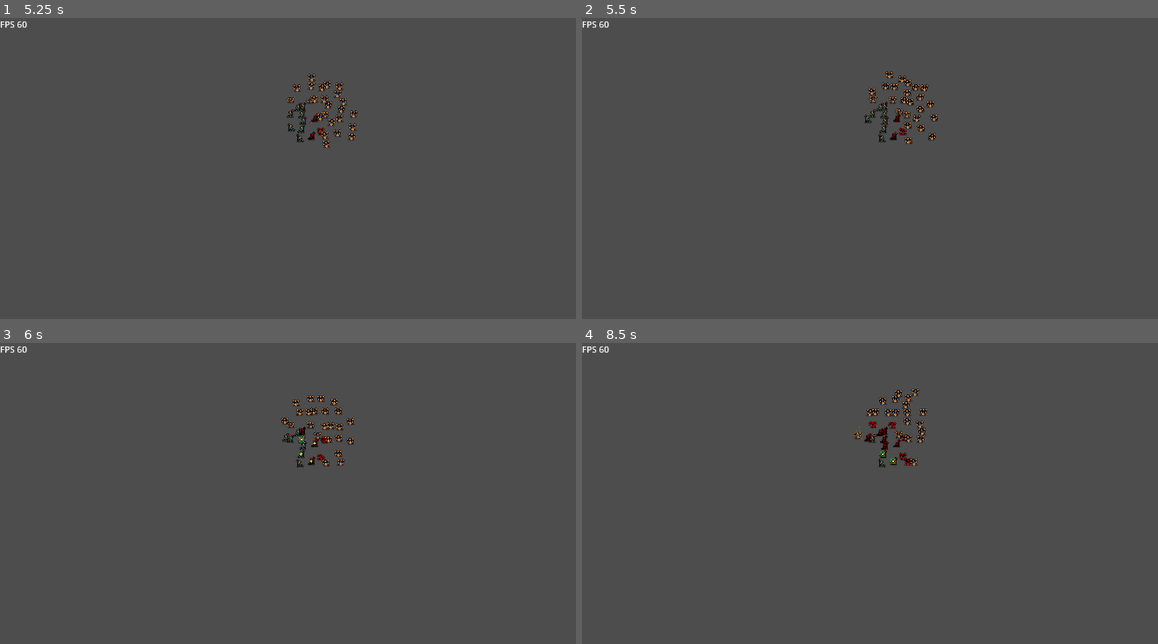
Above: before the commit, frames 1-4 (two rows, left to right).
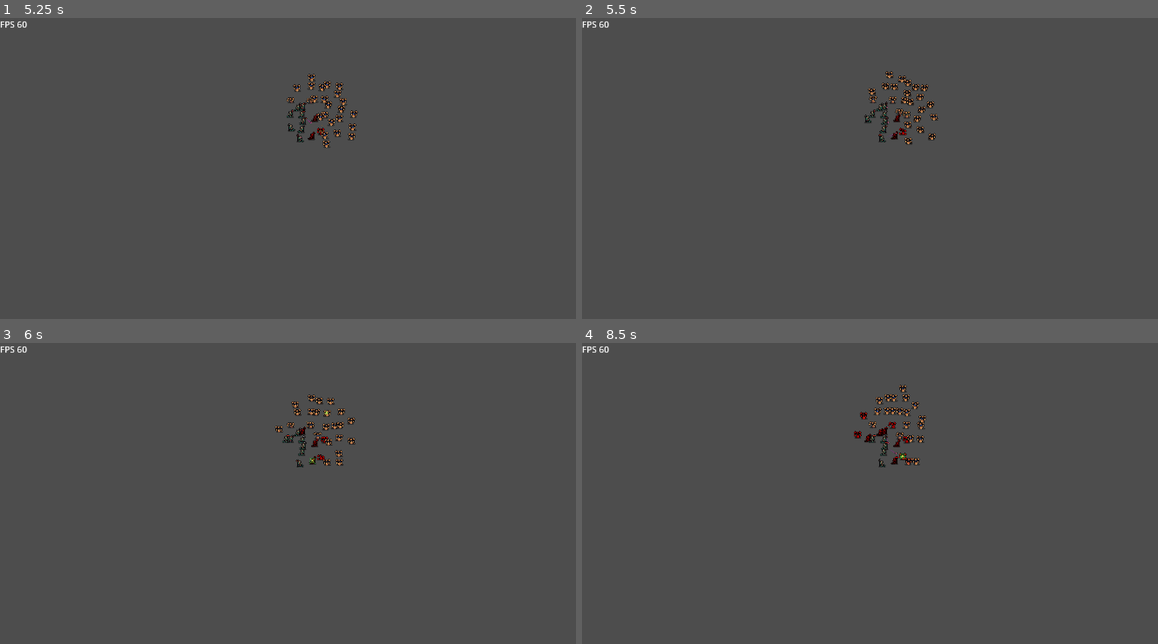
Above: after the commit, the same moments.

Repository: Snayff/nqp3
Game: Godot game, scene res://scenes/stages/combat/stage_combat.tscn
Two runs of this game, one before a commit and one after it. Both use one fixed random seed, a clock stepped at 60 frames per second and the inputs below.
Inputs:
- Up to frame 1 (5.25 s): tap Enter at 0.5 s
- Up to frame 2 (5.5 s): no input
- Up to frame 3 (6 s): no input
- Up to frame 4 (8.5 s): no input

Frame 1 is identical in both runs. In frame 2, 0.2% of the frame differs, in the area x 53-62%, y 23-42%; in frame 3, 0.7%; in frame 4, 0.9%, in the area x 47-60%, y 13-41%.

Commit message:
added processing for target preferences

Diff:
--- a/project.godot
+++ b/project.godot
@@ -41,6 +41,10 @@
 
 version_control/plugin_name="GitPlugin"
 
+[filesystem]
+
+import/blender/enabled=false
+
 [layer_names]
 
 2d_physics/layer_1="World"
--- a/scenes/entities/actor/actor.gd
+++ b/scenes/entities/actor/actor.gd
@@ -172,7 +172,7 @@
 
 		# get new target
 		if attack_to_cast != null:
-			_attempt_target_refresh(attack_to_cast.target_type)
+			_attempt_target_refresh(attack_to_cast.target_type, attack_to_cast.target_preferences)
 		else:
 			_attempt_target_refresh()
 
@@ -403,20 +403,26 @@
 ########### REFRESHES #############
 
 ## checks conditions for refresh and if they pass will refresh target
-func _attempt_target_refresh(target_type: Constants.TargetType = Constants.TargetType.ENEMY) -> void:
+func _attempt_target_refresh(
+	target_type: Constants.TargetType = Constants.TargetType.ENEMY,
+	preferences: Array[Constants.TargetPreference] = [Constants.TargetPreference.ANY]
+	) -> void:
 	if _target_refresh_timer.is_stopped():
-		refresh_target(target_type)
+		refresh_target(target_type, preferences)
 
 
 ## get new target and update _ai and nav's target
-func refresh_target(target_type: Constants.TargetType = Constants.TargetType.ENEMY) -> void:
+func refresh_target(
+	target_type: Constants.TargetType = Constants.TargetType.ENEMY,
+	preferences: Array[Constants.TargetPreference] = [Constants.TargetPreference.ANY]
+	) -> void:
 	# disconnect from current signals on target
 	if _target:
 		if _target.is_connected("no_longer_targetable", refresh_target):
 			_target.no_longer_targetable.disconnect(refresh_target)
 
 	# get new target
-	_target = _ai.get_target(target_type)
+	_target = _ai.get_target(target_type, preferences)
 
 	# FIXME: placeholder until Unit AI added
 	if _target == null:
--- a/scripts/actions/attacks/heal.gd
+++ b/scripts/actions/attacks/heal.gd
@@ -5,6 +5,7 @@
 	friendly_name = "Heal"
 	tags = [Constants.ActionTag.HEAL]
 	target_type = Constants.TargetType.ALLY
+	target_preferences = [Constants.TargetPreference.DAMAGED, Constants.TargetPreference.LOWEST_HEALTH]
 	_base_cooldown = 2
 	_base_stamina_cost = 50
 	_base_cast_time = 2
@@ -22,4 +23,4 @@
 
 
 func get_description() -> String:
-	return "Restore health to an ally."  # TODO: add amount
+	return "Restore health to lowest health, damaged ally."  # TODO: add amount
--- a/scripts/actions/attacks/smash.gd
+++ b/scripts/actions/attacks/smash.gd
@@ -5,6 +5,7 @@
 	friendly_name = "smash"
 	tags = [Constants.ActionTag.DAMAGE]
 	target_type = Constants.TargetType.ENEMY
+	target_preferences = [Constants.TargetPreference.NEAREST]
 	_base_cooldown = 1
 	_base_stamina_cost = 5
 	_base_damage = 10
--- a/scripts/actions/attacks/wand_blast.gd
+++ b/scripts/actions/attacks/wand_blast.gd
@@ -5,6 +5,7 @@
 	friendly_name = "Wand Blast"
 	tags = [Constants.ActionTag.DAMAGE]
 	target_type = Constants.TargetType.ENEMY
+	target_preferences = [Constants.TargetPreference.NEAREST]
 	_base_cooldown = 1
 	_base_stamina_cost = 5
 	_base_damage = 10
--- a/scripts/actions/base_action.gd
+++ b/scripts/actions/base_action.gd
@@ -11,6 +11,7 @@
 		_cooldown_timer.set_name("CooldownTimer_" + friendly_name)
 @export var tags : Array[Constants.ActionTag] = []  ## property tags describing the action
 @export var target_type : Constants.TargetType = Constants.TargetType.ENEMY  ## what target the action can effect
+@export var target_preferences : Array[Constants.TargetPreference] = [Constants.TargetPreference.ANY]  ## what kind of target to find, within the target type
 @export var trigger : Constants.ActionTrigger = Constants.ActionTrigger.ATTACK  ## what triggers the action
 @export var action_type : Constants.ActionType = Constants.ActionType.ATTACK
 @export var target_selection : Constants.ActionTargetSelection = Constants.ActionTargetSelection.ACTOR  ## what thing is selected to cast the action
--- a/scripts/components/actor_ai.gd
+++ b/scripts/components/actor_ai.gd
@@ -19,57 +19,75 @@
 	return false
 
 ## get a new target on the opposing team.
+##
 ## Can return null
-func get_target(target_type: Constants.TargetType, preference: Constants.TargetPreference = Constants.TargetPreference.ANY) -> Actor:
-	# TODO: Use target preference
+func get_target(target_type: Constants.TargetType, preferences: Array[Constants.TargetPreference] = [Constants.TargetPreference.ANY]) -> Actor:
 
+	# ignore prefs and return seld if targeting self
 	if target_type == Constants.TargetType.SELF:
 		return _creator
 
-	var group_to_target : String = _get_target_group(target_type)
-
+	# get all targets in range
 	var poss_targets = _creator._target_finder.get_overlapping_bodies()
 
 	# check we found any possible target
 	if poss_targets.size() ==  0:
+		# debug couldnt find anyone
+		print(
+			_creator.debug_name + " couldnt find any targets in range (" +
+			str(_creator._target_finder.get_node("CollisionShape2D").shape.radius) + ")."
+		)
 		return null
 
-	# look through nodes to see if any are closer
-	var nearest_target = null
-	var creator_pos : Vector2 = _creator.global_position
-	for _target in poss_targets:
-		var distance = _target.global_position.distance_to(creator_pos)
+	# parse which group to look for
+	var group_to_target : String = _get_target_group(target_type)
 
-		# get a closest distance from target, if we have 1
-		var nearest_distance = 9999
-		if nearest_target != null:
-			nearest_distance = nearest_target.global_position.distance_to(creator_pos)
+	# run initial checks to filter out ineligible targets
+	var valid_targets : Array[Actor] = []
+	for target_ in poss_targets:
+		var is_alive = target_.is_in_group("alive")
+		var is_correct_type = target_.is_in_group(group_to_target)
+		if is_alive and is_correct_type:
+			valid_targets.append(target_)
+		else:
+			# debug couldnt find anyone
+			print(
+				_creator.debug_name + " couldnt find target of type " + group_to_target + " in range (" +
+				str(_creator._target_finder.get_node("CollisionShape2D").shape.radius) + ")."
+			)
 
-		var is_alive = _target.is_in_group("alive")
-		var is_correct_type = _target.is_in_group(group_to_target)
-		if distance < nearest_distance and is_alive and is_correct_type:
-			nearest_target = _target
+	# filter by preferences
+	var pref_targets: Array[Actor] = []
+	pref_targets = _filter_for_preferences(preferences, valid_targets)
 
-	# debug helper
-	if nearest_target == null:
+	# return first actor in list
+	var new_target : Actor = pref_targets.pop_front()
+
+	# check we have a target
+	if new_target != null:
 		print(
-			_creator.debug_name + " couldnt find target of type " + group_to_target + " in range (" +
-			str(_creator._target_finder.get_node("CollisionShape2D").shape.radius) + ")."
+			_creator.debug_name + "'s selected target in " + group_to_target +
+			 " is " + new_target.debug_name +  " at " + str(new_target.global_position) + "."
 		)
+		return new_target
 	else:
-		print(_creator.debug_name + "'s nearest target in " + group_to_target + " is at " + str(nearest_target.global_position))
-
-	return nearest_target
+		# debug couldnt find anyone
+			print(
+				_creator.debug_name + " couldnt find target with preferences " + str(preferences) + " in range (" +
+				str(_creator._target_finder.get_node("CollisionShape2D").shape.radius) + ")."
+			)
+			return null
 
 
 ## get the relevant group based on target type
+##
 ## can return empty string
 func _get_target_group(target_type: Constants.TargetType) -> String:
 	var group_to_target: String = ""
 
 	match target_type:
 		Constants.TargetType.SELF:
-			push_error("_get_target_group: Shouldnt be asking for self.")
+			push_warning("_get_target_group: Shouldnt be asking for self.")
 			group_to_target =  ""
 
 		Constants.TargetType.ALLY:
@@ -101,3 +119,79 @@
 			group_to_target = ""
 
 	return group_to_target
+
+
+## filter an array of Actors so that only those in the preference list are returned.
+##
+## processed in the order given, so if a superlative is first the list becomes length 1 for further filtering.
+func _filter_for_preferences(preferences: Array[Constants.TargetPreference], poss_targets: Array[Actor]) -> Array[Actor]:
+	var ok_targets = poss_targets.duplicate()
+	for pref in preferences:
+		match pref:
+			Constants.TargetPreference.ANY:
+				# everyone is ok, dont change list
+				pass
+
+			Constants.TargetPreference.LOWEST_HEALTH:
+				var lowest_health : Actor = _get_lowest_health(ok_targets)
+				# this filters down to a single actor, so clear array before adding
+				ok_targets.clear()
+				ok_targets.append(lowest_health)
+
+			Constants.TargetPreference.HIGHEST_HEALTH:
+				push_error("_filter_for_preferences: not able to process HIGHEST_HEALTH.")
+
+			Constants.TargetPreference.WEAK_TO_MUNDANE:
+				push_error("_filter_for_preferences: not able to process WEAK_TO_MUNDANE.")
+
+			Constants.TargetPreference.DAMAGED:
+				ok_targets = _get_damaged_actors(ok_targets)
+
+			Constants.TargetPreference.NEAREST:
+				var nearest : Actor = _get_nearest(ok_targets)
+				# this filters down to a single actor, so clear array before adding
+				ok_targets.clear()
+				ok_targets.append(nearest)
+
+			Constants.TargetPreference.FURTHEST:
+				push_error("_filter_for_preferences: not able to process FURTHEST.")
+
+	return ok_targets
+
+
+## return the actor with the lowest health
+func _get_lowest_health(actors: Array[Actor]) -> Actor:
+	var new_actors : Array[Actor] = actors.duplicate()
+	new_actors.sort_custom(func(a, b): return a.stats.health < b.stats.health)
+	return new_actors.pop_front()
+
+
+## return all actors that are not at full health
+func _get_damaged_actors(actors: Array[Actor]) -> Array[Actor]:
+	var new_actors : Array[Actor] = actors.duplicate()
+	var filtered_actors : Array[Actor] = new_actors.filter(func(a): return a.stats.health < a.stats.max_health)
+
+	return filtered_actors
+
+
+## return the actor that is nearest the ai's creator
+func _get_nearest(actors: Array[Actor]) -> Actor:
+	var poss_targets : Array[Actor] = actors.duplicate()
+
+	var creator_pos : Vector2 = _creator.global_position
+	var nearest_target : Actor = null
+	var nearest_distance = 9999
+
+	# look through nodes to see which is closest
+	for _target in poss_targets:
+		var distance = _target.global_position.distance_to(creator_pos)
+
+		## if we have a nearest target, check their distance
+		if nearest_target != null:
+			nearest_distance = nearest_target.global_position.distance_to(creator_pos)
+
+		# if new target closer than current target, update target
+		if distance < nearest_distance:
+			nearest_target = _target
+
+	return nearest_target
--- a/scripts/globals/constants.gd
+++ b/scripts/globals/constants.gd
@@ -41,10 +41,13 @@
 
 ## defined types of target preference
 enum TargetPreference {
-	ANY,
-	LOWEST_HEALTH,
-	WEAK_TO_MUNDANE,
-	HIGHEST_HEALTH
+	ANY, ## anyone
+	LOWEST_HEALTH, ## actor with lowest health
+	HIGHEST_HEALTH,  ## actor with highest health
+	WEAK_TO_MUNDANE,  ## actor with weakness to mundane damage type
+	DAMAGED,  ## actor that isnt full health
+	NEAREST,  ## actor nearest caller
+	FURTHEST,  ## actor furthest from caller, but still in range
 }
 
 ## different types of target
@@ -55,7 +58,6 @@
 	ATTACKER,  ## actor attacking person asking
 	DEFENDER,  ## actor being attacked by person asking
 	ANY,  ## anyone, we dont care
-
 }
 
 ## what needs to be selected as the target for an action
--- a/scripts/globals/factory.gd
+++ b/scripts/globals/factory.gd
@@ -37,6 +37,7 @@
 
 	instance.uid = Utility.generate_id()
 	instance.unit_name = name_
+	instance.set_name(instance.debug_name.to_pascal_case())
 
 	instance._ai = ActorAI.new(instance)
 	instance._ai.set_name("AI")
